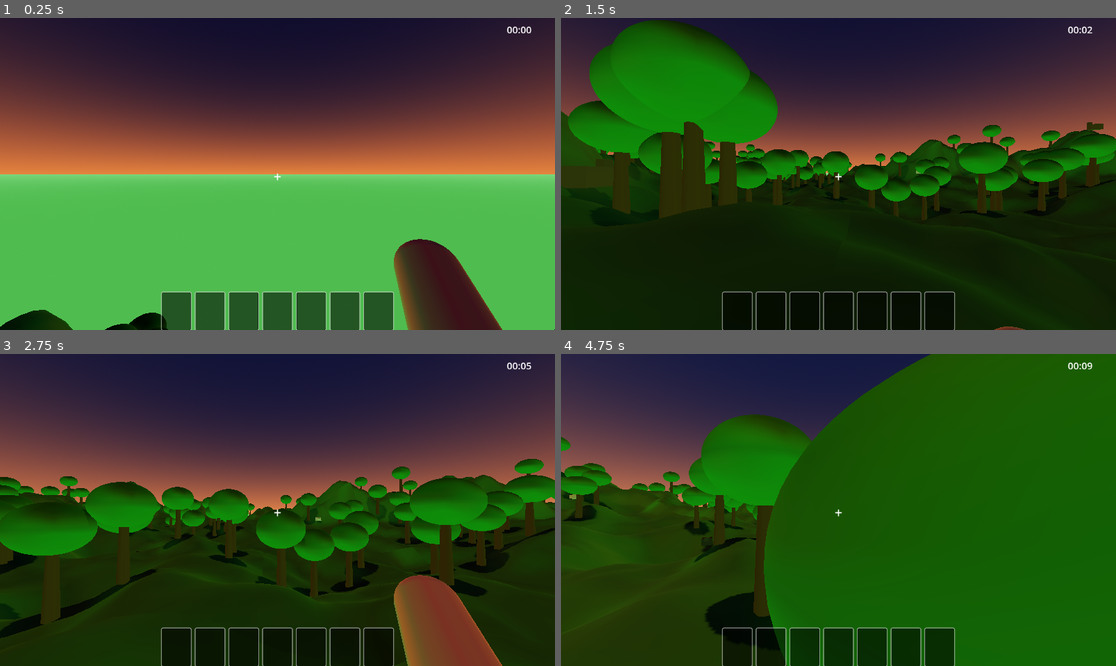
Above: before the commit, frames 1-4 (two rows, left to right).
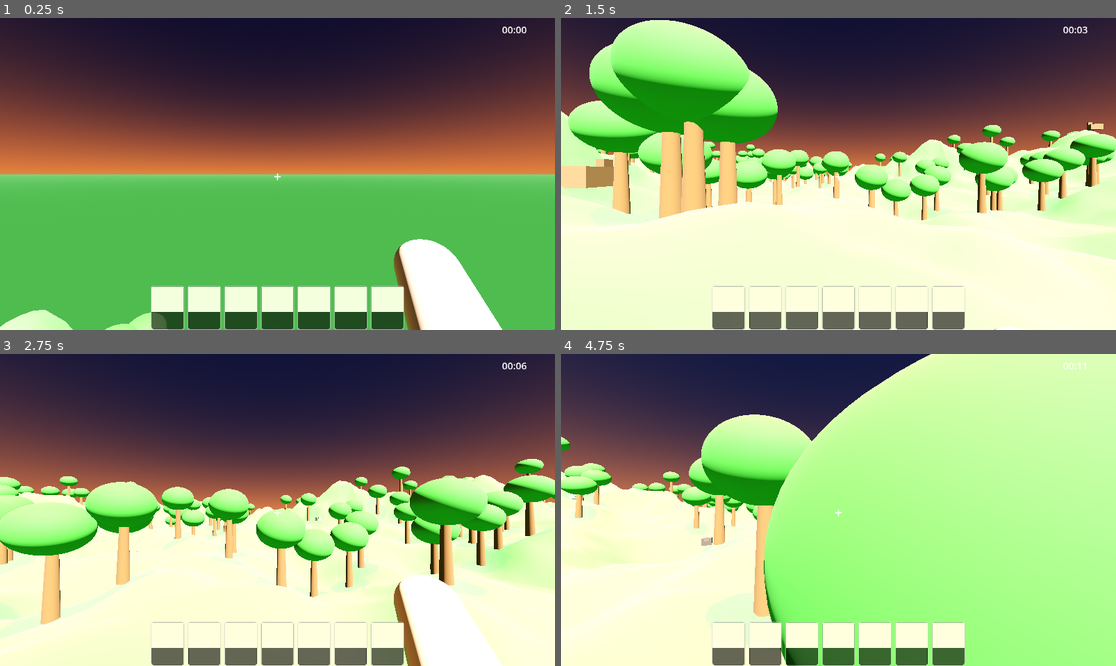
Above: after the commit, the same moments.

Repository: Hwnagseunghwan/wildcraft
Game: Godot game, scene res://scenes/main.tscn
Two runs of this game, one before a commit and one after it. Both use one fixed random seed, a clock stepped at 60 frames per second and the inputs below.
Inputs (mouse positions are in pixels of both pictures, inside the frame that each line leads up to):
- Up to frame 1 (0.25 s): no input
- Up to frame 2 (1.5 s): move the mouse to (866, 174) at 0.52 s; press the mouse at (866, 174) at 0.53 s; hold W (move_forward) from 0.53 s (still down); tap Space (jump) at 0.77 s; move the mouse to (810, 174) at 1.27 s; release the mouse at (810, 174) at 1.28 s; click (810, 174) at 1.35 s
- Up to frame 3 (2.75 s): keep holding W (move_forward); tap Space (jump) at 1.52 s; move the mouse to (288, 503) at 2.02 s; press the mouse at (288, 503) at 2.03 s
- Up to frame 4 (4.75 s): keep holding W (move_forward); move the mouse to (832, 516) at 2.77 s; release the mouse at (832, 516) at 2.78 s; click (832, 516) at 2.85 s; tap Space (jump) at 3.02, 3.77, 4.52 s; move the mouse to (877, 513) at 3.52 s; press the mouse at (877, 513) at 3.53 s; move the mouse to (794, 506) at 4.27 s; release the mouse at (794, 506) at 4.28 s; click (794, 506) at 4.35 s

The runs differ from the first frame. In frame 1, 8.8% of the frame differs, in the area x 0-96%, y 2-100%; in frame 2, 64%; in frame 3, 53%; in frame 4, 82%, in the area x 0-100%, y 0-100%.

Commit message:
feat: 아이템 타입별 3D 메시 + 인벤토리 SubViewport 프리뷰
- item_data.gd에 create_mesh() 추가 (타입별 형태)
  · 나무 → CylinderMesh (원통형 통나무)
  · 돌 → SphereMesh, 깃털 → 얇은 원뿔형, 가죽 → 납작한 BoxMesh 등
- dropped_item.gd: 타입별 메시 + 천천히 회전하는 효과
- hud.gd: ColorRect → SubViewport 3D 프리뷰로 전체 교체
  · 직교 카메라로 왜곡 없이 아이템 3D 모델 표시
  · 인벤토리 획득 시 실제 3D 모양이 슬롯에 표시됨

Co-Authored-By: Claude Sonnet 4.6 <noreply@anthropic.com>

Diff:
--- a/scenes/resources/dropped_item.gd
+++ b/scenes/resources/dropped_item.gd
@@ -1,41 +1,44 @@
 # scenes/resources/dropped_item.gd
-# 바닥 위 떠 있는 드롭 아이템 - 플레이어 접근 시 인벤토리로 흡수
+# 바닥 위 떠 있는 드롭 아이템 - 아이템별 3D 메시 + 픽업
 extends Area3D
 
-const PICKUP_RANGE : float = 1.6   # 자동 흡수 거리
+const PICKUP_RANGE : float = 1.6
 
 var item_type: int = ItemData.ItemType.NONE
 
 @onready var mesh_inst : MeshInstance3D = $MeshInstance3D
 @onready var lbl       : Label3D        = $Label3D
 
-var _bob_time : float = 0.0
-var _player   : Node3D = null
+var _bob_time  : float  = 0.0
+var _spin_time : float  = 0.0
+var _player    : Node3D = null
 
 func _ready() -> void:
-	# 아이템 색상 적용
+	# 아이템 타입별 메시 + 색상 적용
+	mesh_inst.mesh = ItemData.create_mesh(item_type)
 	var mat := StandardMaterial3D.new()
 	mat.albedo_color = ItemData.get_item_color(item_type)
-	mat.metallic     = 0.2
-	mat.roughness    = 0.6
+	mat.metallic     = 0.15
+	mat.roughness    = 0.65
 	mesh_inst.set_surface_override_material(0, mat)
 
 	lbl.text     = ItemData.get_item_name(item_type)
-	lbl.position = Vector3(0, 0.18, 0)
+	lbl.position = Vector3(0, 0.22, 0)
 
-	# 플레이어 캐시
 	_player = get_tree().get_first_node_in_group("player")
 
 func _process(delta: float) -> void:
-	# 둥실 떠다니는 효과
-	_bob_time += delta
-	mesh_inst.position.y = sin(_bob_time * 2.5) * 0.04
+	_bob_time  += delta
+	_spin_time += delta
 
-	# 거리 기반 픽업 (신호 방식보다 안정적)
+	# 둥실 + 천천히 회전
+	mesh_inst.position.y      = sin(_bob_time * 2.5) * 0.04
+	mesh_inst.rotation_degrees.y = _spin_time * 60.0
+
+	# 거리 기반 픽업
 	if _player == null:
 		_player = get_tree().get_first_node_in_group("player")
 		return
-
 	if global_position.distance_to(_player.global_position) <= PICKUP_RANGE:
 		if InventoryManager.add_item(item_type):
 			queue_free()
--- a/scenes/ui/hud.gd
+++ b/scenes/ui/hud.gd
@@ -1,11 +1,12 @@
 # scenes/ui/hud.gd
-# HUD: 7칸 인벤토리, 시간 표시, 크로스헤어
+# HUD: 7칸 인벤토리(SubViewport 3D 프리뷰), 시간 표시, 크로스헤어
 extends CanvasLayer
 
-const SLOT_SIZE   := Vector2(64, 64)
-const SLOT_COUNT  := 7
+const SLOT_SIZE  := Vector2(70, 80)
+const SLOT_COUNT := 7
 
-var slot_ui_list: Array = []   # [{panel, color_rect, count_label, name_label}]
+# 슬롯별 {mesh_inst, mat, count_label, name_label}
+var slot_ui_list: Array = []
 
 func _ready() -> void:
 	_build_ui()
@@ -13,109 +14,160 @@
 	GameManager.time_updated.connect(_update_time)
 	_update_inventory()
 
-# ─── UI 구성 ─────────────────────────────────────────────────
+# ─── UI 구성 ──────────────────────────────────────────────────
 func _build_ui() -> void:
 	# ── 크로스헤어 ──
-	var crosshair := Label.new()
-	crosshair.text = "+"
-	crosshair.add_theme_font_size_override("font_size", 28)
-	crosshair.add_theme_color_override("font_color", Color.WHITE)
-	crosshair.set_anchors_preset(Control.PRESET_CENTER)
-	crosshair.offset_left = -8
-	crosshair.offset_top  = -14
-	add_child(crosshair)
+	var ch := Label.new()
+	ch.text = "+"
+	ch.add_theme_font_size_override("font_size", 28)
+	ch.add_theme_color_override("font_color", Color.WHITE)
+	ch.set_anchors_preset(Control.PRESET_CENTER)
+	ch.offset_left = -8
+	ch.offset_top  = -14
+	add_child(ch)
 
 	# ── 시간 라벨 ──
 	var time_lbl := Label.new()
 	time_lbl.name = "TimeLabel"
-	time_lbl.text = "12:00"
+	time_lbl.text = "06:00"
 	time_lbl.add_theme_font_size_override("font_size", 20)
 	time_lbl.add_theme_color_override("font_color", Color.WHITE)
 	time_lbl.set_anchors_preset(Control.PRESET_TOP_RIGHT)
-	time_lbl.offset_left  = -100
+	time_lbl.offset_left  = -110
 	time_lbl.offset_top   = 10
 	time_lbl.offset_right = -10
 	add_child(time_lbl)
 
-	# ── 인벤토리 바 (화면 하단 중앙) ──
+	# ── 인벤토리 바 (하단 중앙) ──
 	var hbox := HBoxContainer.new()
 	hbox.name = "InventoryBar"
+	var bar_w := SLOT_SIZE.x * SLOT_COUNT + 6.0 * (SLOT_COUNT - 1)
 	hbox.anchor_left   = 0.5
 	hbox.anchor_right  = 0.5
 	hbox.anchor_top    = 1.0
 	hbox.anchor_bottom = 1.0
-	var bar_w: float = SLOT_SIZE.x * SLOT_COUNT + 6 * (SLOT_COUNT - 1)
 	hbox.offset_left   = -bar_w / 2.0
-	hbox.offset_top    = -SLOT_SIZE.y - 16
+	hbox.offset_top    = -SLOT_SIZE.y - 12
 	hbox.offset_right  =  bar_w / 2.0
-	hbox.offset_bottom = -16
+	hbox.offset_bottom = -12
 	hbox.add_theme_constant_override("separation", 6)
 	add_child(hbox)
 
-	for i in SLOT_COUNT:
-		var panel := PanelContainer.new()
-		panel.custom_minimum_size = SLOT_SIZE
+	for _i in SLOT_COUNT:
+		var slot_data := _build_slot(hbox)
+		slot_ui_list.append(slot_data)
 
-		# 반투명 배경 스타일
-		var style := StyleBoxFlat.new()
-		style.bg_color        = Color(0, 0, 0, 0.55)
-		style.border_color    = Color(0.8, 0.8, 0.8, 0.6)
-		style.set_border_width_all(2)
-		style.set_corner_radius_all(4)
-		panel.add_theme_stylebox_override("panel", style)
+func _build_slot(parent: HBoxContainer) -> Dictionary:
+	# 슬롯 패널
+	var panel := PanelContainer.new()
+	panel.custom_minimum_size = SLOT_SIZE
 
-		var vbox := VBoxContainer.new()
-		vbox.alignment = BoxContainer.ALIGNMENT_CENTER
+	var style := StyleBoxFlat.new()
+	style.bg_color     = Color(0.0, 0.0, 0.0, 0.6)
+	style.border_color = Color(0.8, 0.8, 0.8, 0.5)
+	style.set_border_width_all(2)
+	style.set_corner_radius_all(5)
+	panel.add_theme_stylebox_override("panel", style)
 
-		var color_rect := ColorRect.new()
-		color_rect.custom_minimum_size = Vector2(38, 38)
-		color_rect.color               = Color.TRANSPARENT
+	var vbox := VBoxContainer.new()
+	vbox.alignment = BoxContainer.ALIGNMENT_CENTER
+	vbox.add_theme_constant_override("separation", 2)
 
-		var count_lbl := Label.new()
-		count_lbl.text = ""
-		count_lbl.add_theme_font_size_override("font_size", 13)
-		count_lbl.add_theme_color_override("font_color", Color.WHITE)
-		count_lbl.horizontal_alignment = HORIZONTAL_ALIGNMENT_CENTER
+	# ── SubViewport 3D 프리뷰 ──
+	var vp_container := SubViewportContainer.new()
+	vp_container.custom_minimum_size = Vector2(52, 52)
+	vp_container.stretch = true
 
-		var name_lbl := Label.new()
-		name_lbl.text = ""
-		name_lbl.add_theme_font_size_override("font_size", 10)
-		name_lbl.add_theme_color_override("font_color", Color(0.9, 0.9, 0.9))
-		name_lbl.horizontal_alignment = HORIZONTAL_ALIGNMENT_CENTER
+	var vp := SubViewport.new()
+	vp.size                      = Vector2i(80, 80)
+	vp.transparent_bg            = true
+	vp.render_target_update_mode = SubViewport.UPDATE_ALWAYS
 
-		vbox.add_child(color_rect)
-		vbox.add_child(count_lbl)
-		vbox.add_child(name_lbl)
-		panel.add_child(vbox)
-		hbox.add_child(panel)
+	# 환경 (앰비언트 라이트)
+	var env_node := WorldEnvironment.new()
+	var env      := Environment.new()
+	env.ambient_light_source = Environment.AMBIENT_SOURCE_COLOR
+	env.ambient_light_color  = Color(1.0, 1.0, 1.0)
+	env.ambient_light_energy = 1.0
+	env_node.environment     = env
+	vp.add_child(env_node)
 
-		slot_ui_list.append({
-			"panel":       panel,
-			"color_rect":  color_rect,
-			"count_label": count_lbl,
-			"name_label":  name_lbl,
-		})
+	# 조명
+	var light := DirectionalLight3D.new()
+	light.rotation_degrees = Vector3(-50, 30, 0)
+	light.light_energy     = 1.4
+	vp.add_child(light)
 
-# ─── 업데이트 ─────────────────────────────────────────────────
+	# 카메라 (직교 투영으로 왜곡 없음)
+	var cam := Camera3D.new()
+	cam.projection      = Camera3D.PROJECTION_ORTHOGONAL
+	cam.size            = 0.30
+	cam.position        = Vector3(0.10, 0.10, 0.22)
+	cam.rotation_degrees = Vector3(-22, -25, 0)
+	vp.add_child(cam)
+
+	# 아이템 메시 (처음엔 숨김, 메시 없이 생성)
+	var mesh_inst := MeshInstance3D.new()
+	mesh_inst.visible          = false
+	mesh_inst.rotation_degrees = Vector3(15, -30, 8)
+	var mat := StandardMaterial3D.new()
+	# 메시가 없는 상태에서 material을 설정하면 오류 → update 시 적용
+	vp.add_child(mesh_inst)
+
+	vp_container.add_child(vp)
+	vbox.add_child(vp_container)
+
+	# 수량 라벨
+	var count_lbl := Label.new()
+	count_lbl.text = ""
+	count_lbl.add_theme_font_size_override("font_size", 13)
+	count_lbl.add_theme_color_override("font_color", Color.WHITE)
+	count_lbl.horizontal_alignment = HORIZONTAL_ALIGNMENT_CENTER
+	vbox.add_child(count_lbl)
+
+	# 아이템 이름 라벨
+	var name_lbl := Label.new()
+	name_lbl.text = ""
+	name_lbl.add_theme_font_size_override("font_size", 10)
+	name_lbl.add_theme_color_override("font_color", Color(0.85, 0.85, 0.85))
+	name_lbl.horizontal_alignment = HORIZONTAL_ALIGNMENT_CENTER
+	vbox.add_child(name_lbl)
+
+	panel.add_child(vbox)
+	parent.add_child(panel)
+
+	return {
+		"mesh_inst":   mesh_inst,
+		"mat":         mat,
+		"count_label": count_lbl,
+		"name_label":  name_lbl,
+	}
+
+# ─── 인벤토리 업데이트 ────────────────────────────────────────
 func _update_inventory() -> void:
 	for i in SLOT_COUNT:
 		var slot: Dictionary = InventoryManager.slots[i]
 		var ui: Dictionary   = slot_ui_list[i]
+		var mesh_inst: MeshInstance3D = ui["mesh_inst"]
+		var mat: StandardMaterial3D   = ui["mat"]
 
 		if slot["item"] != ItemData.ItemType.NONE and slot["count"] > 0:
-			(ui["color_rect"] as ColorRect).color = ItemData.get_item_color(slot["item"])
-			(ui["count_label"] as Label).text      = str(slot["count"])
-			(ui["name_label"] as Label).text       = ItemData.get_item_name(slot["item"])
+			mesh_inst.mesh = ItemData.create_mesh(slot["item"])
+			# 메시 설정 후 material 적용 (surface 0 존재 확인 후)
+			mat.albedo_color = ItemData.get_item_color(slot["item"])
+			mesh_inst.set_surface_override_material(0, mat)
+			mesh_inst.visible = true
+			(ui["count_label"] as Label).text = str(slot["count"])
+			(ui["name_label"]  as Label).text = ItemData.get_item_name(slot["item"])
 		else:
-			(ui["color_rect"] as ColorRect).color = Color.TRANSPARENT
-			(ui["count_label"] as Label).text      = ""
-			(ui["name_label"] as Label).text       = ""
+			mesh_inst.visible = false
+			(ui["count_label"] as Label).text = ""
+			(ui["name_label"]  as Label).text = ""
 
+# ─── 시간 업데이트 ────────────────────────────────────────────
 func _update_time(normalized_time: float) -> void:
-	# 0.0 = 자정, 0.5 = 정오 기준으로 시각 표시
-	var total_min := normalized_time * 20.0   # 총 20분 사이클
-	var hour      := int(total_min * 1.2) % 24
-	var minute    := int(fmod(total_min * 60.0, 60.0))
-	var lbl       := get_node_or_null("TimeLabel")
+	var hour   := int(normalized_time * 24.0) % 24
+	var minute := int(fmod(normalized_time * 24.0 * 60.0, 60.0))
+	var lbl    := get_node_or_null("TimeLabel")
 	if lbl:
 		lbl.text = "%02d:%02d" % [hour, minute]
--- a/scripts/item_data.gd
+++ b/scripts/item_data.gd
@@ -59,3 +59,49 @@
 
 func get_item_color(item_type: int) -> Color:
 	return ITEM_COLORS.get(item_type, Color.WHITE)
+
+## 아이템 타입별 3D 메시 생성
+func create_mesh(item_type: int) -> Mesh:
+	match item_type:
+		ItemType.WOOD:
+			var m := CylinderMesh.new()
+			m.top_radius      = 0.052
+			m.bottom_radius   = 0.062
+			m.height          = 0.16
+			m.radial_segments = 10
+			return m
+		ItemType.STONE:
+			var m := SphereMesh.new()
+			m.radius          = 0.072
+			m.height          = 0.10
+			m.radial_segments = 8
+			m.rings           = 4
+			return m
+		ItemType.COAL:
+			var m := BoxMesh.new()
+			m.size = Vector3(0.10, 0.08, 0.10)
+			return m
+		ItemType.IRON_ORE, ItemType.GOLD_ORE, ItemType.DIAMOND:
+			var m := BoxMesh.new()
+			m.size = Vector3(0.11, 0.11, 0.11)
+			return m
+		ItemType.WOOL:
+			var m := SphereMesh.new()
+			m.radius = 0.08
+			m.height = 0.11
+			return m
+		ItemType.FEATHER:
+			var m := CylinderMesh.new()
+			m.top_radius    = 0.005
+			m.bottom_radius = 0.018
+			m.height        = 0.18
+			m.radial_segments = 6
+			return m
+		ItemType.LEATHER:
+			var m := BoxMesh.new()
+			m.size = Vector3(0.14, 0.02, 0.10)
+			return m
+		_:
+			var m := BoxMesh.new()
+			m.size = Vector3(0.10, 0.08, 0.10)
+			return m
